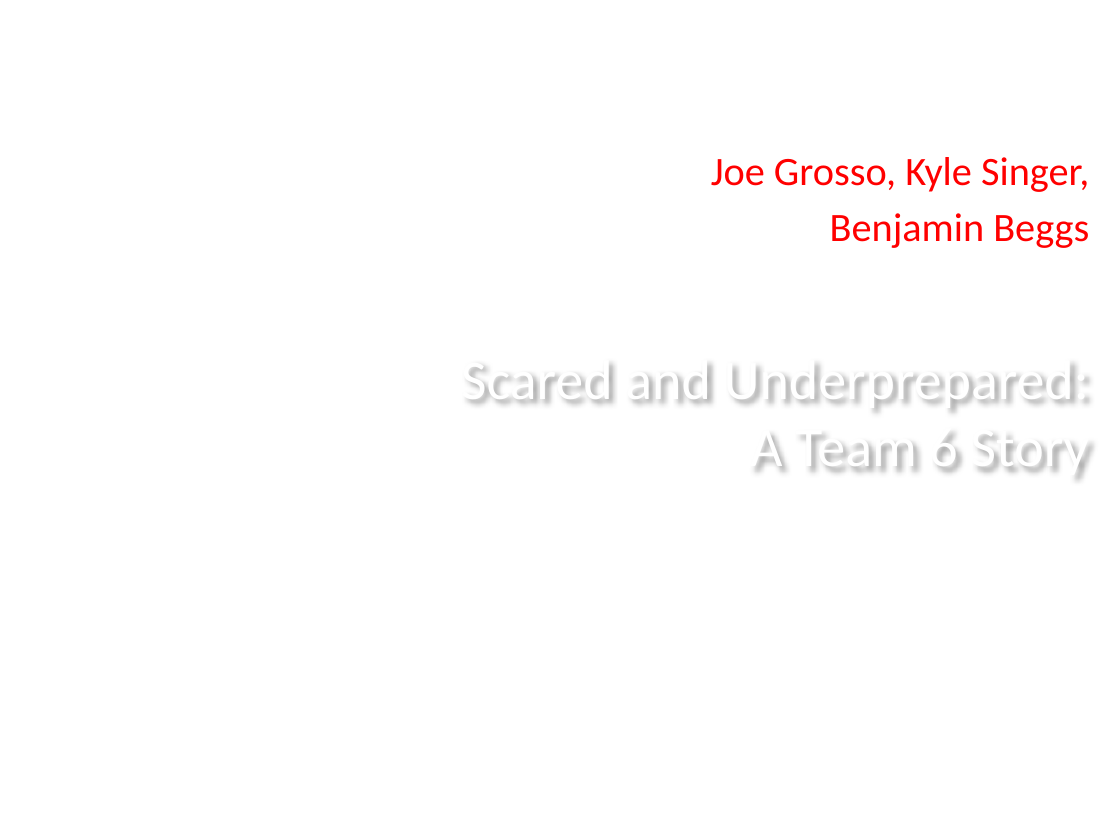
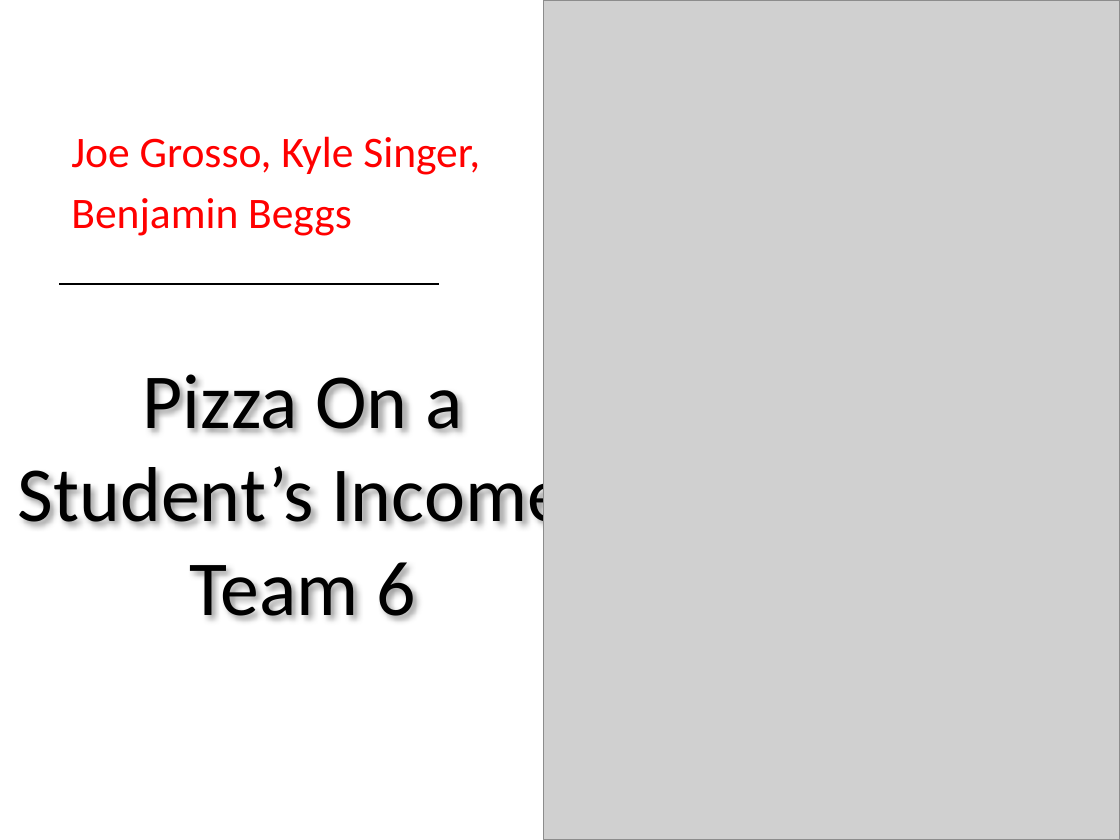
Before and after one commit to QECProgramming/team6, a slide deck: slide 1 of pizza_presentation.pptx. Drawn at 1120x840 pixels with LibreOffice and Linux fonts; fonts in the diff are those of the drawing; grey boxes stand for pictures; background and template pictures are left out. Boxes give left, top, right and bottom in pixels: in the first picture for what was removed or moved away, otherwise in the second. Text is boxed around its words. In the diff, an @@ line names an element or a change of style, - is before the commit and + after.

```diff
--- a/pizza_presentation.pptx
+++ b/pizza_presentation.pptx
@@ picture added at (543,0,1120,840) @@
@@ subtitle "Joe Grosso, Kyle Singer,": place and size @@
-subtitle "Joe Grosso, Kyle Singer," at (711,157,1089,248)
+subtitle "Joe Grosso, Kyle Singer," at (71,136,480,236)
@@ subtitle "Joe Grosso, Kyle Singer," at (71,136,480,236): size 25.9 to 28 pt; alignment right to left; vertical alignment top to bottom @@
@@ line added from (60, 283) to (438, 283), #000000 1.5 pt @@
@@ title "Pizza On a Student’s Income: ..." at (18,374,586,620): vertical alignment middle to top @@
@@ title at (18,374,586,620): text changed; size 36 to 50 pt; text colour #FFFFFF to #000000 @@
-Scared and Underprepared:
-A Team 6 Story
+Pizza On a Student’s Income: Team 6
```
